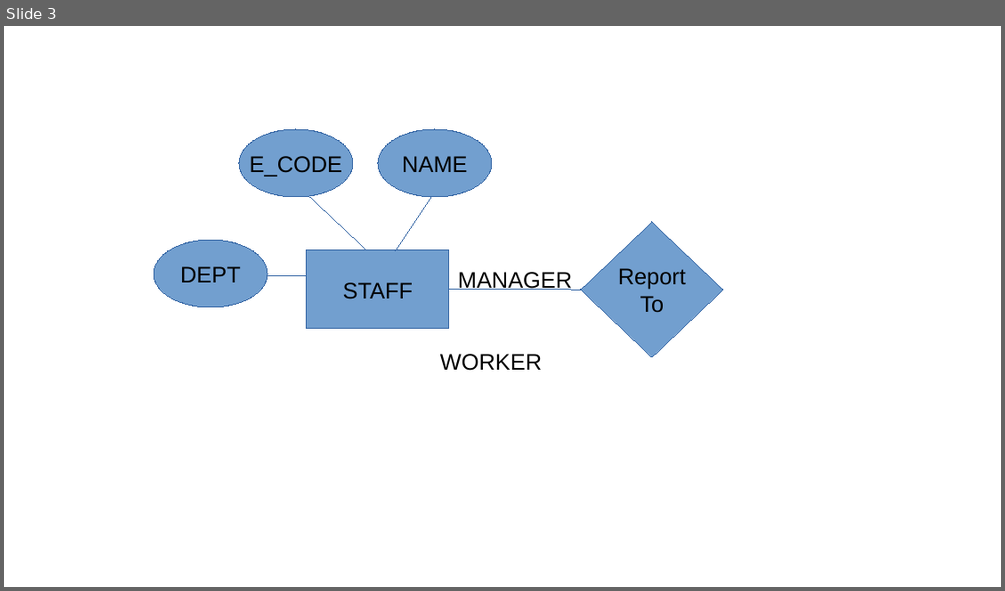
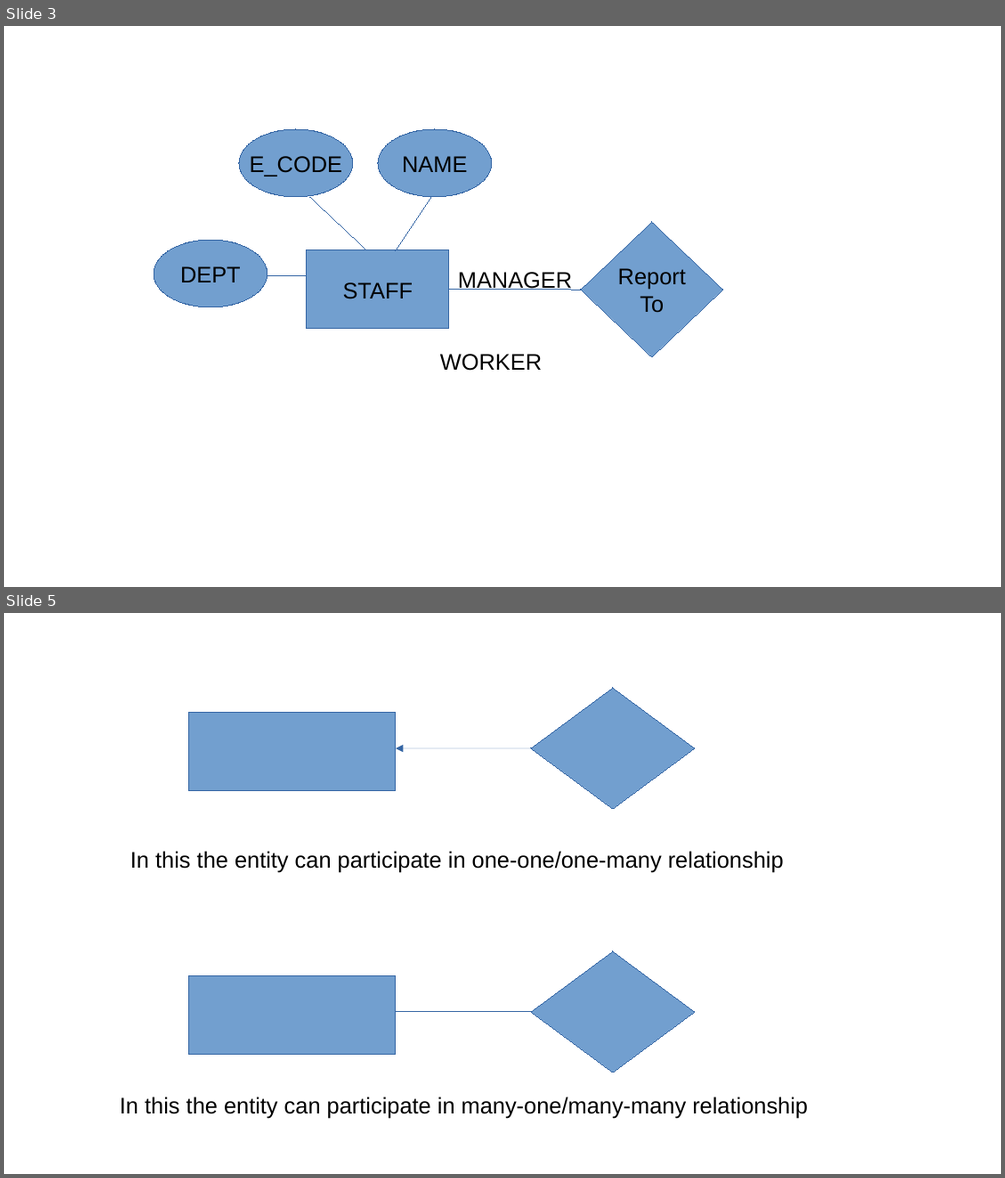
Before and after one commit to rajkumarananthu/workspace, a slide deck: GATE/images/gate_images.pptx. Shown one above the other, each under a label of ours: slide 3 before the commit, slides 3 and 5 after it; the slides between them are not shown. The pictures are 1005x591 and 1005x1178 pixels, drawn with LibreOffice and Linux fonts; fonts in the diff are those of the drawing. Boxes give left, top, right and bottom in pixels: in the first picture for what was removed or moved away, otherwise in the second. Text is boxed around its words. In the diff, an @@ line names an element or a change of style, - is before the commit and + after.

```diff
--- a/GATE/images/gate_images.pptx
+++ b/GATE/images/gate_images.pptx
@@ slide 5 added at box(4, 613, 1001, 1174), background #FFFFFF @@
@@ freeform shape added at box(532, 688, 695, 810), fill #729FCF, outline #3465A4 0.75 pt @@
@@ rectangle added at box(189, 713, 396, 791), fill #729FCF, outline #3465A4 0.75 pt @@
@@ arrow added from (532, 748) to (396, 748), #3465A4 0.75 pt @@
@@ text added at box(130, 851, 784, 872), 18 pt, text #000000 @@
+In this the entity can participate in one-one/one-many relationship
@@ freeform shape added at box(532, 951, 695, 1072), fill #729FCF, outline #3465A4 0.75 pt @@
@@ rectangle added at box(189, 977, 396, 1055), fill #729FCF, outline #3465A4 0.75 pt @@
@@ line added from (532, 1012) to (396, 1012), #3465A4 0.75 pt @@
@@ text added at box(120, 1096, 808, 1118), 18 pt, text #000000 @@
+In this the entity can participate in many-one/many-many relationship
```
Also in this commit, not shown: 3 other slides added, 5 other files.
